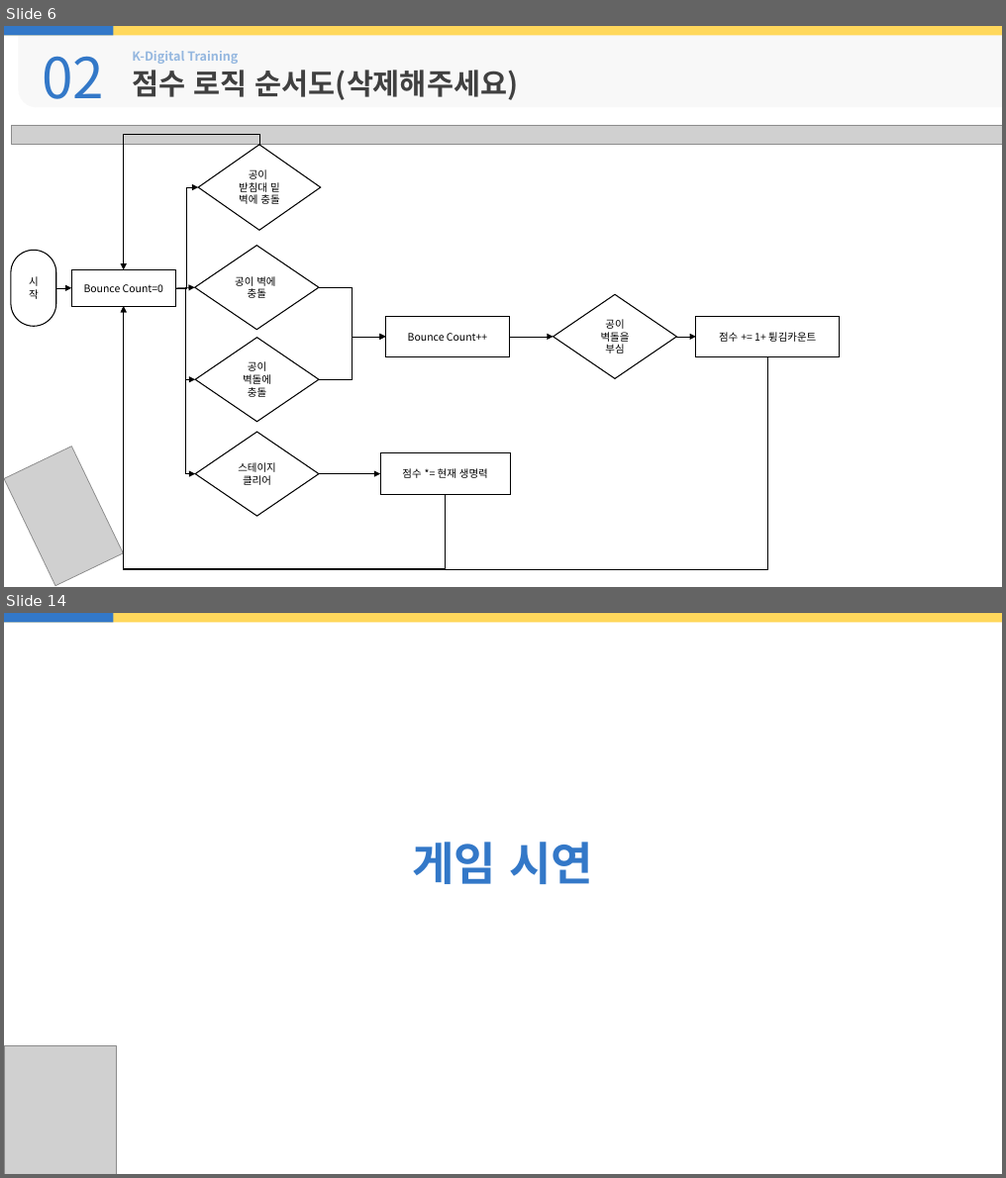
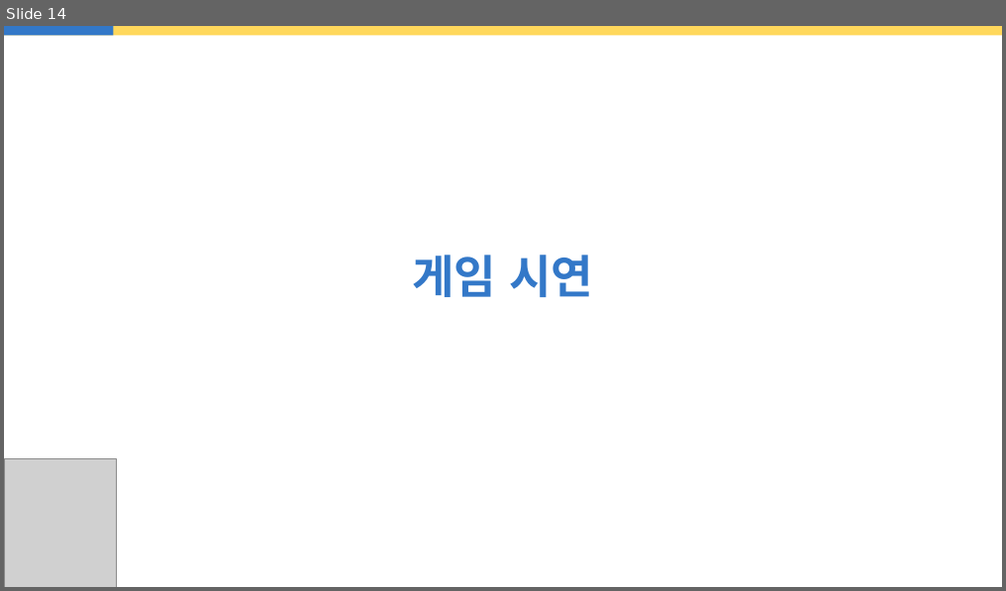
Before and after one commit to rudIsland/KDT_Project_1, a slide deck: 보고서/PPT/결과보고서_6조(벽돌깨기게임).pptx. Shown one above the other, each under a label of ours: slides 6 and 14 before the commit, slide 14 after it; the slides between them are not shown. The pictures are 1006x1178 and 1006x591 pixels, drawn with LibreOffice and Linux fonts; fonts in the diff are those of the drawing; grey boxes stand for pictures; background and template pictures are left out. Boxes give left, top, right and bottom in pixels: in the first picture for what was removed or moved away, otherwise in the second. Text is boxed around its words. In the diff, an @@ line names an element or a change of style, - is before the commit and + after.

Commit message:
ppt 수정 1. 클래스화 부분이 4번 게임 결과 쪽에 맞지 않는 것 같아서 3번 목차로 옮기고 수정했습니다. 2. 전체 동작 과정을 먼저 제시하고 세부적으로 시나리오를 들어가는게 좋을 것같아서 추가해봤습니다..이상하면 지워주세요

```diff
--- a/보고서/PPT/결과보고서_6조(벽돌깨기게임).pptx
+++ b/보고서/PPT/결과보고서_6조(벽돌깨기게임).pptx
@@ slide 6 removed at (4, 26, 1002, 587), background #FFFFFF @@
@@ rectangle removed at (4, 26, 1002, 35) @@
@@ rectangle removed at (4, 26, 113, 35) @@
@@ round rect removed at (18, 32, 1002, 107) @@
@@ text removed at (132, 51, 238, 64) @@
-K-Digital Training
@@ text removed at (42, 56, 104, 99) @@
-02
@@ text removed at (132, 70, 518, 100) @@
-점수 로직 순서도(삭제해주세요)
@@ picture removed at (12, 125, 1002, 144) @@
@@ elbow arrow removed from (259, 145) to (124, 271) @@
@@ diamond removed at (199, 145, 321, 230) @@
-공이
-받침대 밑 벽에 충돌
@@ elbow arrow removed from (175, 288) to (199, 187) @@
@@ rounded rectangle removed at (11, 250, 56, 326) @@
-시작
@@ diamond removed at (195, 246, 319, 330) @@
-공이 벽에
-충돌
@@ arrow removed from (56, 288) to (71, 288) @@
@@ rectangle removed at (71, 271, 175, 307) @@
-Bounce Count=0
@@ arrow removed from (175, 288) to (195, 287) @@
@@ elbow arrow removed from (175, 288) to (196, 380) @@
@@ elbow arrow removed from (175, 288) to (196, 474) @@
@@ elbow arrow removed from (319, 287) to (386, 337) @@
@@ elbow arrow removed from (767, 358) to (124, 307) @@
@@ elbow arrow removed from (445, 494) to (124, 307) @@
@@ rectangle removed at (386, 316, 509, 358) @@
-Bounce Count++
@@ diamond removed at (553, 294, 677, 379) @@
-공이
-벽돌을
-부심
@@ rectangle removed at (696, 316, 839, 358) @@
-점수 += 1+ 튕김카운트
@@ diamond removed at (196, 338, 319, 422) @@
-공이
-벽돌에
-충돌
@@ elbow arrow removed from (319, 380) to (386, 337) @@
@@ elbow arrow removed from (509, 337) to (553, 337) @@
@@ arrow removed from (677, 337) to (696, 337) @@
@@ diamond removed at (196, 432, 319, 516) @@
-스테이지 클리어
@@ picture removed at (4, 447, 123, 586) @@
@@ rectangle removed at (380, 454, 510, 494) @@
-점수 *= 현재 생명력
@@ arrow removed from (319, 474) to (380, 474) @@
```
Also in this commit, not shown: 9 slides changed, 1 slide added.
